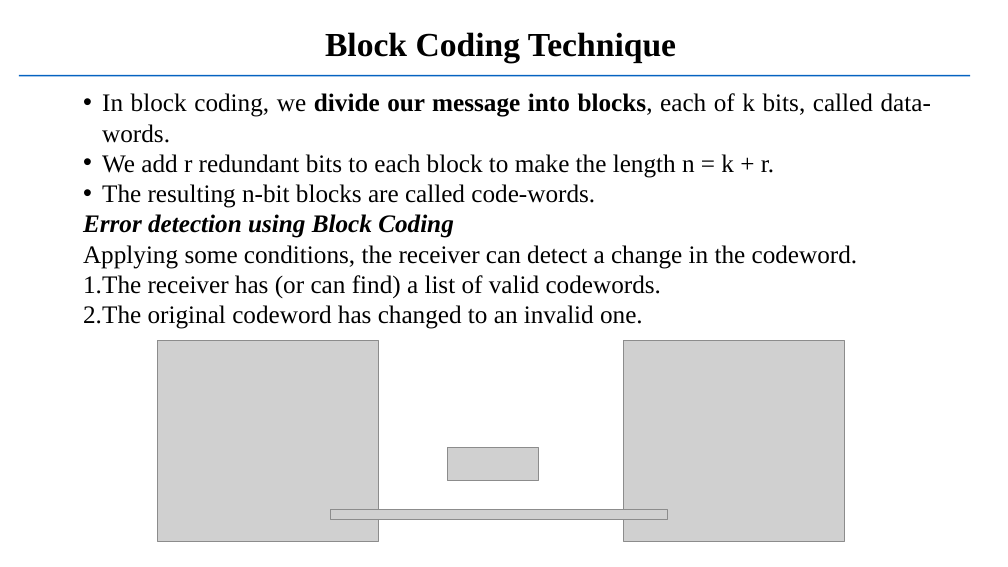
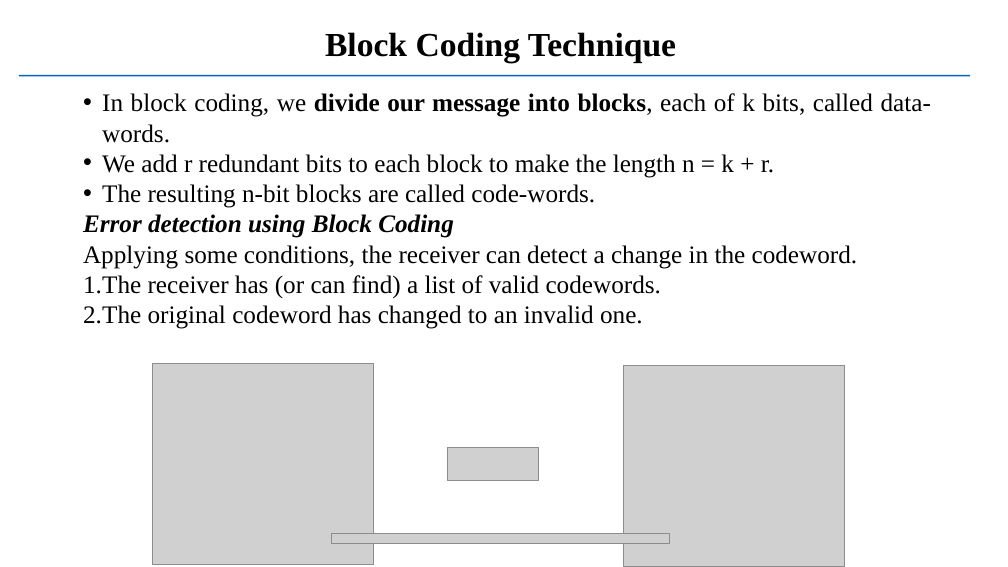
Before and after one commit to mehul79/SM, a slide deck: slide 6 of Sem-5/CN/Error correction and detection.pptx. Drawn at 1008x567 pixels with LibreOffice and Linux fonts; fonts in the diff are those of the drawing; grey boxes stand for pictures. Boxes give left, top, right and bottom in pixels: in the first picture for what was removed or moved away, otherwise in the second. Text is boxed around its words. In the diff, an @@ line names an element or a change of style, - is before the commit and + after.

```diff
--- a/Sem-5/CN/Error correction and detection.pptx
+++ b/Sem-5/CN/Error correction and detection.pptx
@@ picture moved from (x1=157, y1=340, x2=378, y2=541) to (x1=153, y1=364, x2=374, y2=565) @@
@@ picture moved from (x1=623, y1=340, x2=844, y2=541) to (x1=623, y1=365, x2=844, y2=566) @@
@@ picture moved from (x1=330, y1=509, x2=668, y2=519) to (x1=331, y1=534, x2=669, y2=544) @@
```
Also in this commit, not shown: 3 other slides changed, 18 other files.
